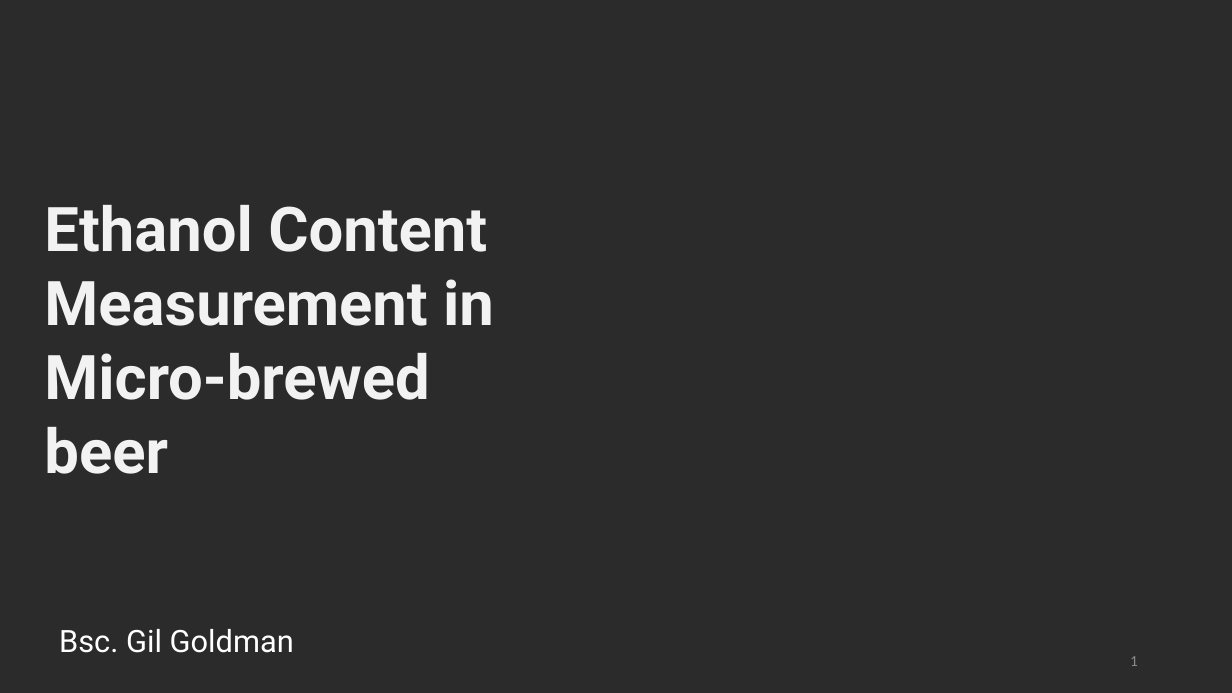
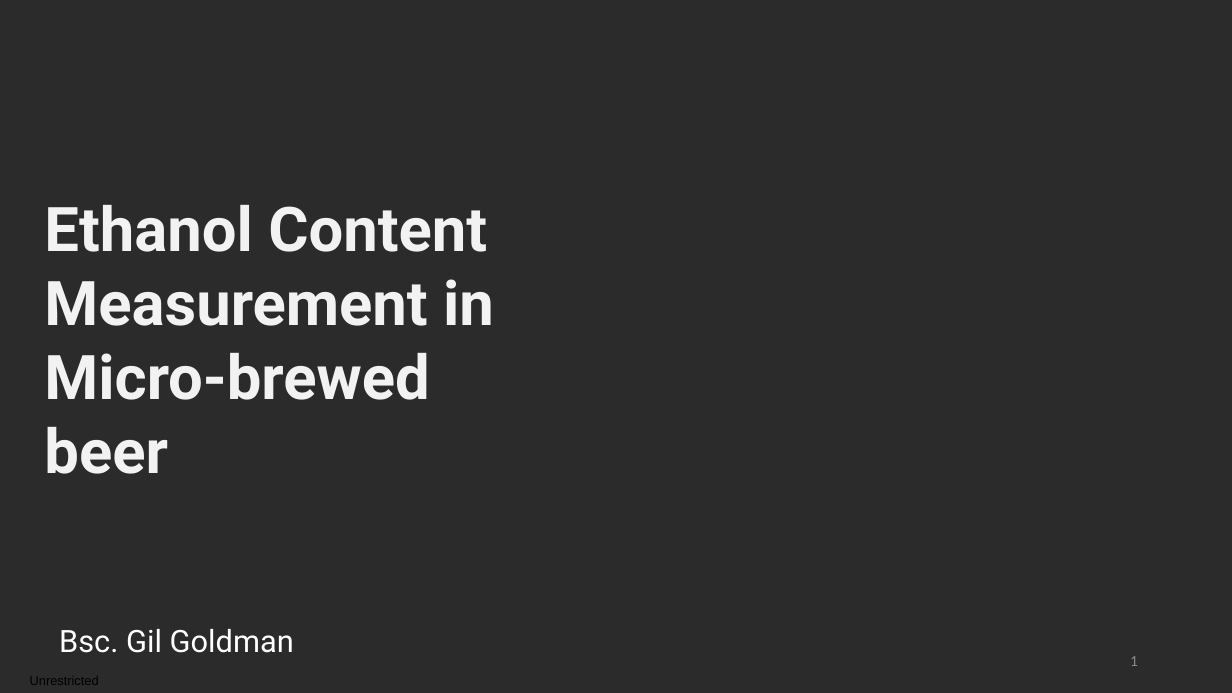
Before and after one commit to gilgoldman/Thesis, a slide deck: slide 1 of Presentation/Thesis.pptx. Drawn at 1232x693 pixels with LibreOffice and Linux fonts; fonts in the diff are those of the drawing; background and template pictures are left out; a plain dark background stands for a picture behind light text. Boxes give left, top, right and bottom in pixels: in the first picture for what was removed or moved away, otherwise in the second. Text is boxed around its words. In the diff, an @@ line names an element or a change of style, - is before the commit and + after.

```diff
--- a/Presentation/Thesis.pptx
+++ b/Presentation/Thesis.pptx
@@ text added at [30,678,99,685], 10 pt, text #000000 @@
+Unrestricted
```
Also in this commit, not shown: 1 other slide changed, 1 slide added, 7 other files.
